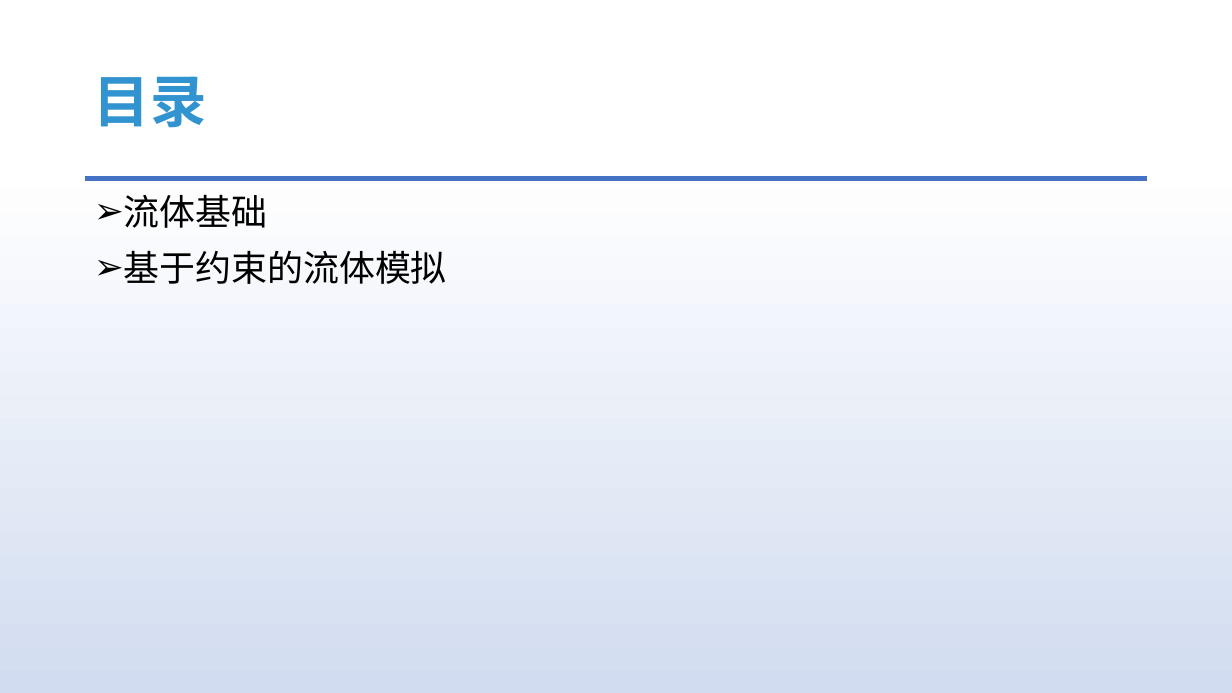
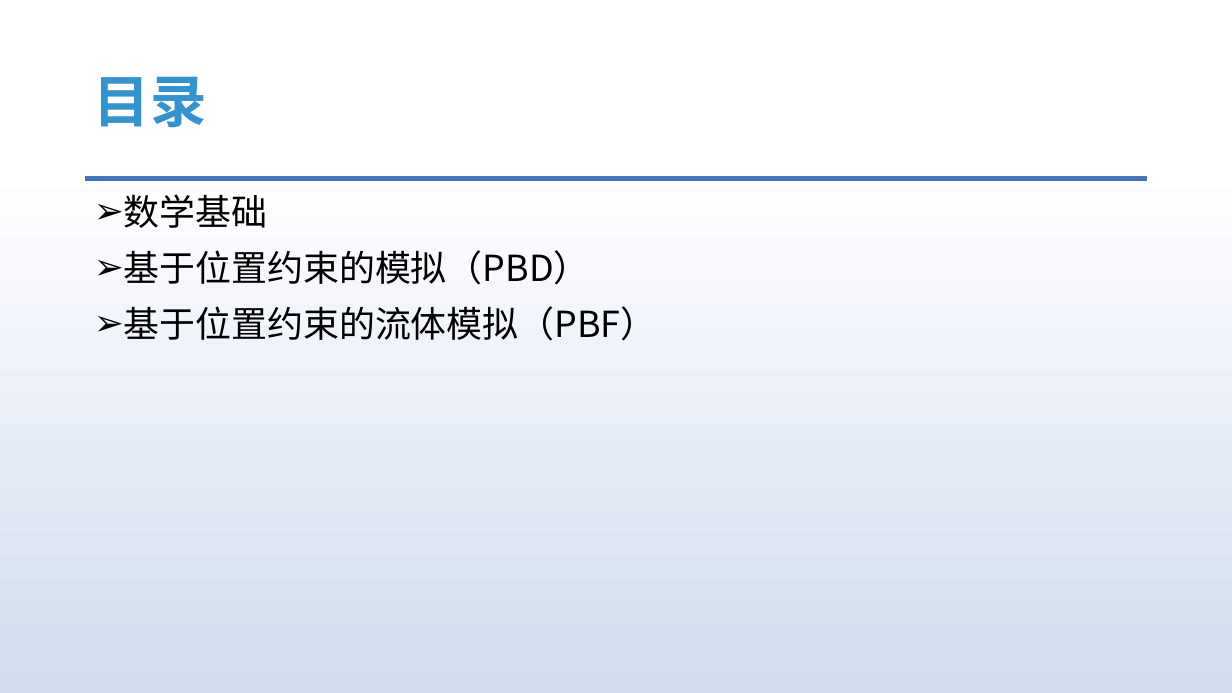
Before and after one commit to answerear/UnityFluid, a slide deck: slide 3 of doc/正式版/基于物理的交互式流体模拟介绍.pptx. Drawn at 1232x693 pixels with LibreOffice and Linux fonts; fonts in the diff are those of the drawing. Boxes give left, top, right and bottom in pixels: in the first picture for what was removed or moved away, otherwise in the second. Text is boxed around its words. In the diff, an @@ line names an element or a change of style, - is before the commit and + after.

```diff
--- a/doc/正式版/基于物理的交互式流体模拟介绍.pptx
+++ b/doc/正式版/基于物理的交互式流体模拟介绍.pptx
@@ text at bbox=[124, 194, 657, 341]: text changed @@
-➢ 流体基础
-➢ 基于约束的流体模拟
+➢ 数学基础
+➢ 基于位置约束的模拟（PBD）
+➢ 基于位置约束的流体模拟（PBF）
```
Also in this commit, not shown: 7 other slides changed.
